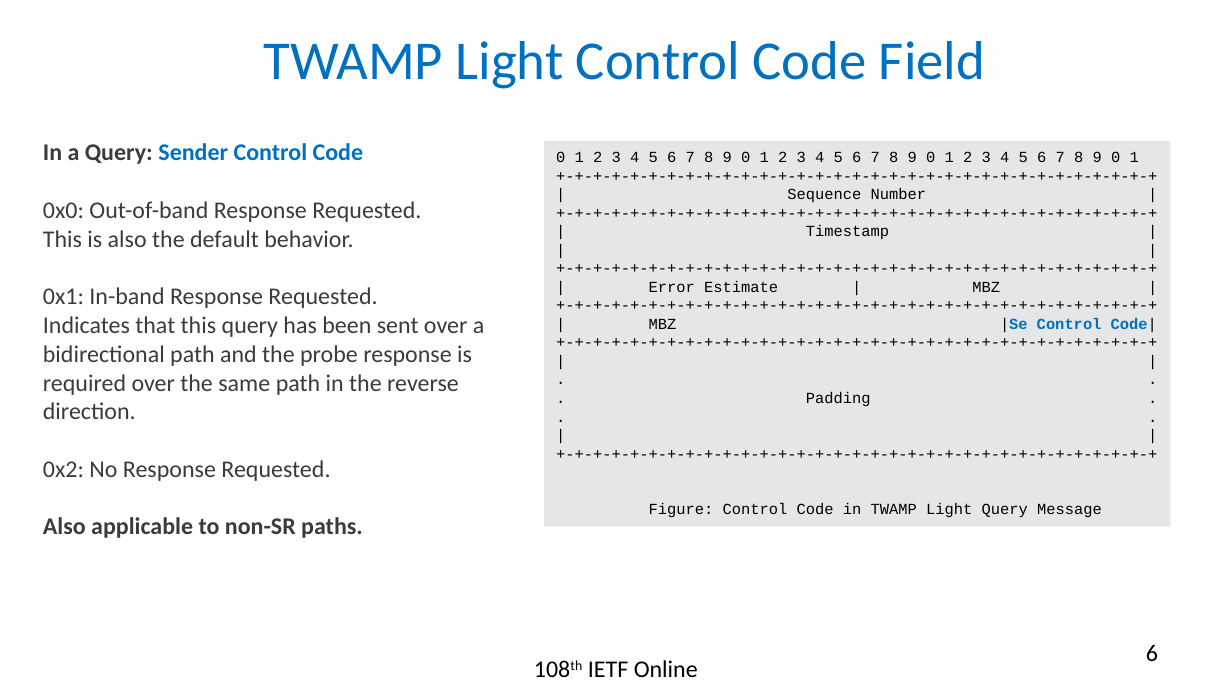
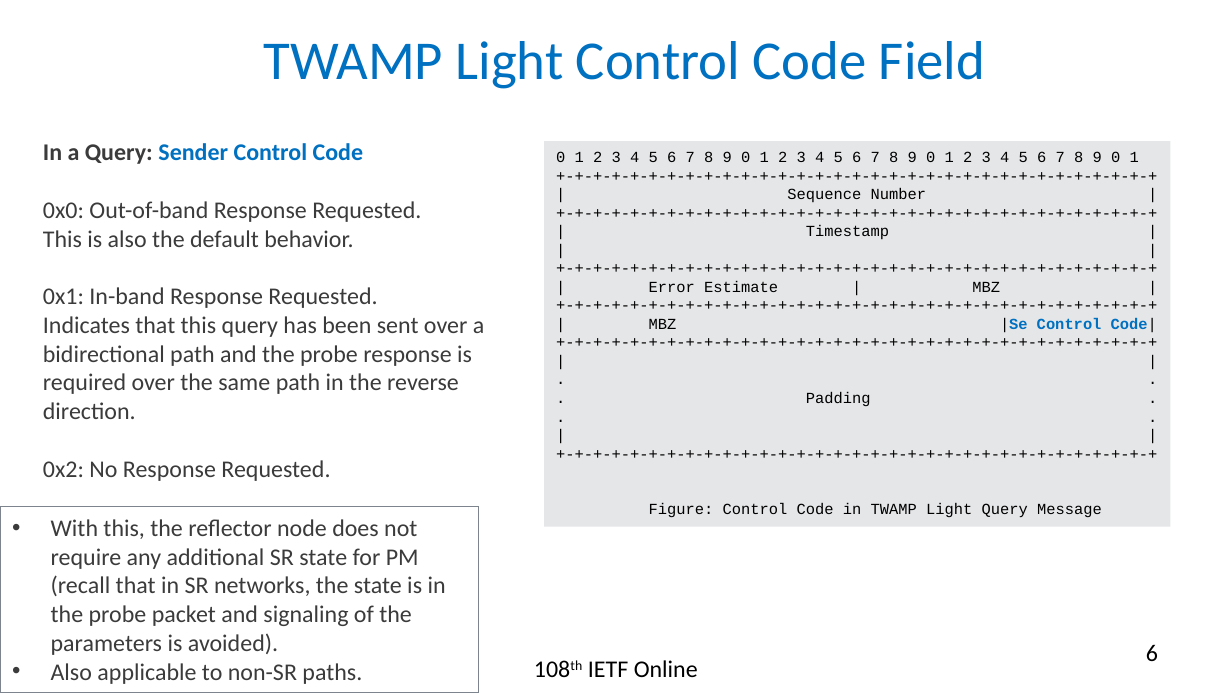
Before and after one commit to rakgandhi/ietf-slides, a slide deck: slide 6 of draft-gandhi-spring-twamp-srpm-10.pptx. Drawn at 1232x693 pixels with LibreOffice and Linux fonts; fonts in the diff are those of the drawing. Boxes give left, top, right and bottom in pixels: in the first picture for what was removed or moved away, otherwise in the second. Text is boxed around its words. In the diff, an @@ line names an element or a change of style, - is before the commit and + after.

```diff
--- a/draft-gandhi-spring-twamp-srpm-10.pptx
+++ b/draft-gandhi-spring-twamp-srpm-10.pptx
@@ rectangle added at [0,506,478,692], outline #7E848D 0.75 pt, 14 pt, text #3B3B3B @@
+• With this, the reflector node does not require any additional SR state for PM (recall that in SR networks, the state is in the probe packet and signaling of the parameters is avoided).
+• Also applicable to non-SR paths.
@@ text at [43,517,363,538]: paragraph removed @@
-Also applicable to non-SR paths.
```
Also in this commit, not shown: 2 other slides changed, 1 other file.
